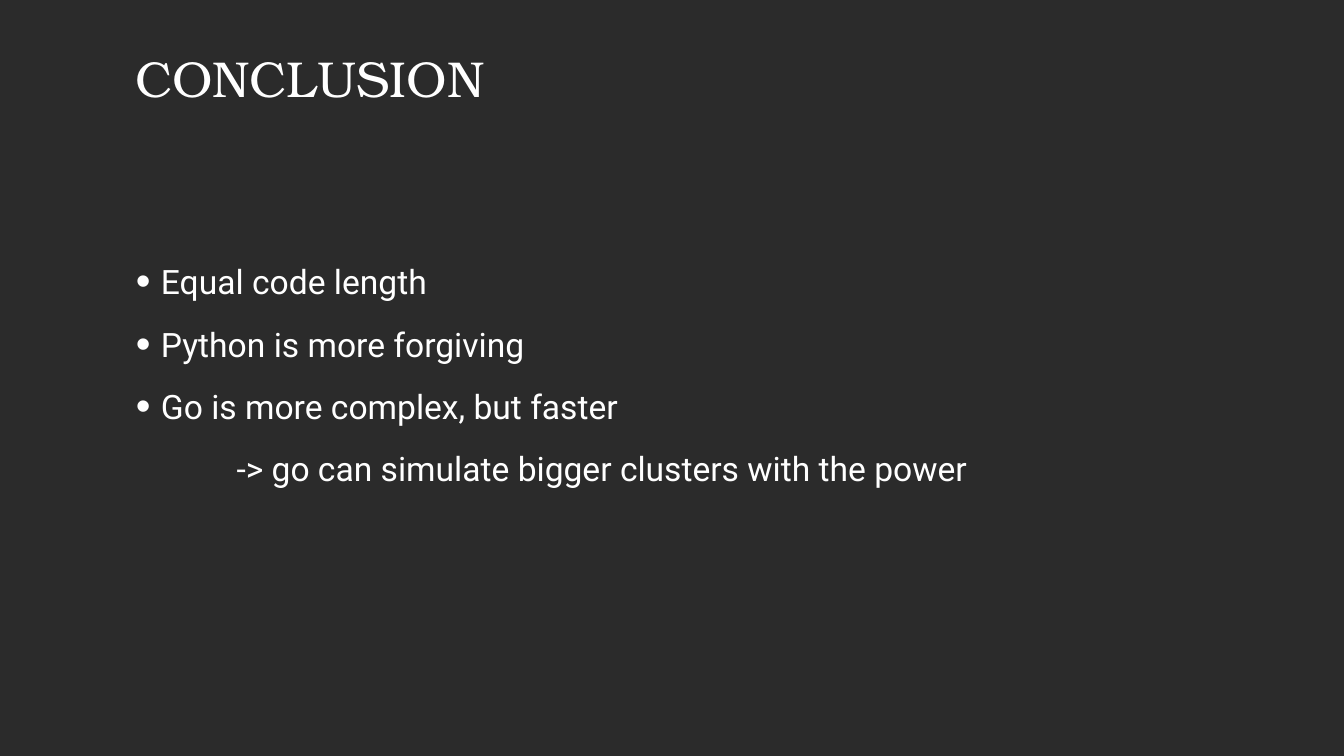
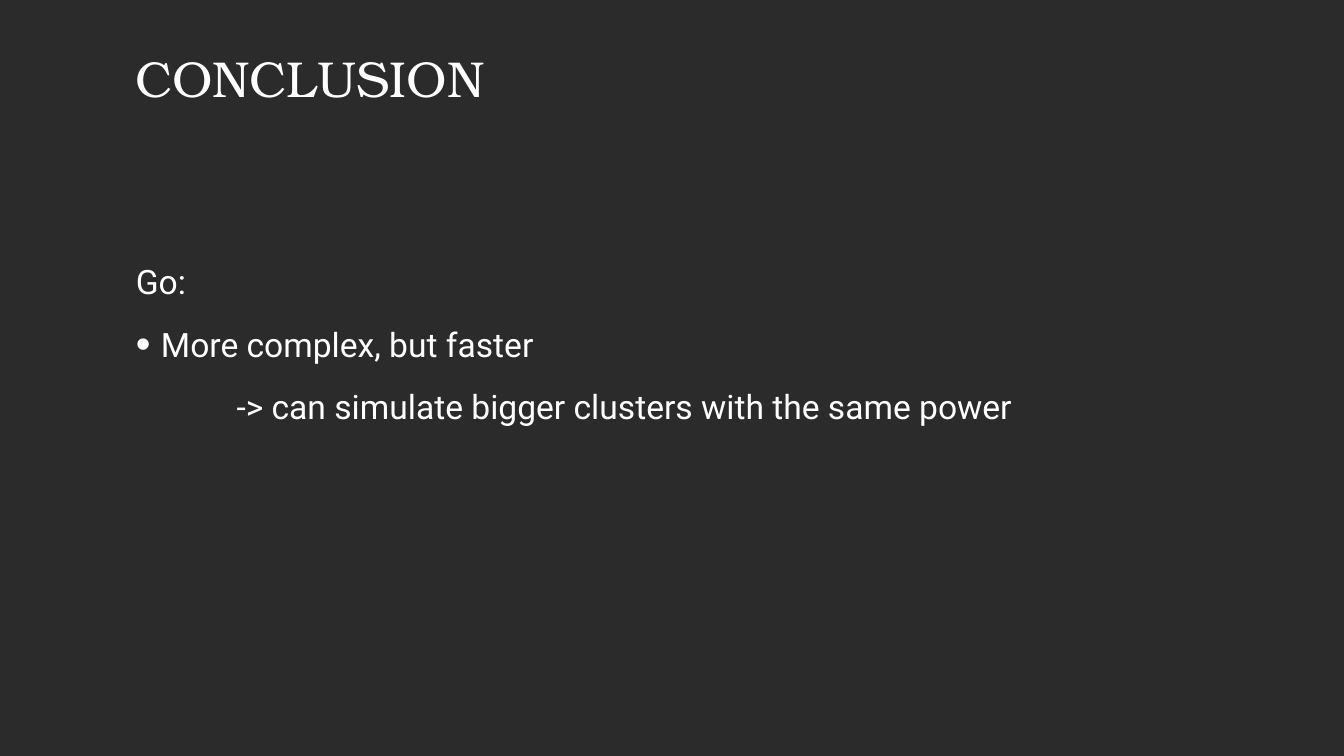
Before and after one commit to LukasKiederle/seminar-compare-go, a slide deck: slide 9 of Comparing Raft algorithm in go and Python.pptx (slide 7 before the commit). Drawn at 1344x756 pixels with LibreOffice and Linux fonts; fonts in the diff are those of the drawing; background and template pictures are left out; a plain dark background stands for a picture behind light text. Boxes give left, top, right and bottom in pixels: in the first picture for what was removed or moved away, otherwise in the second. Text is boxed around its words. In the diff, an @@ line names an element or a change of style, - is before the commit and + after.

Commit message:
updated presentation and fixed typo

```diff
--- a/Comparing Raft algorithm in go and Python.pptx
+++ b/Comparing Raft algorithm in go and Python.pptx
@@ text at [136, 269, 1011, 426]: text changed @@
-• Equal code length
-• Python is more forgiving
-• Go is more complex, but faster
--> go can simulate bigger clusters with the power
+Go:
+• More complex, but faster
+-> can simulate bigger clusters with the same power
```
Also in this commit, not shown: 3 other slides changed, 3 slides added, 1 other file.
